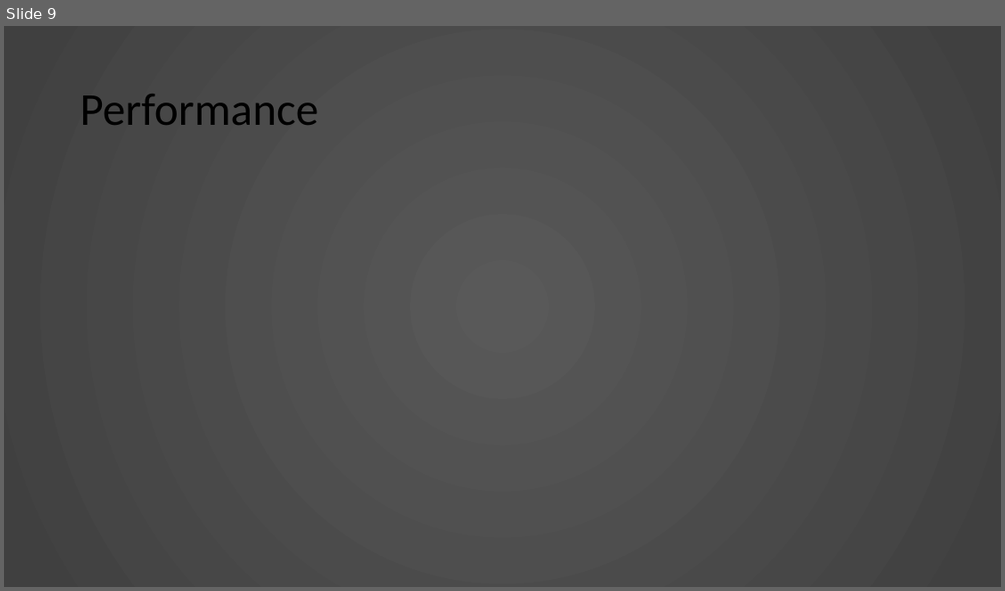
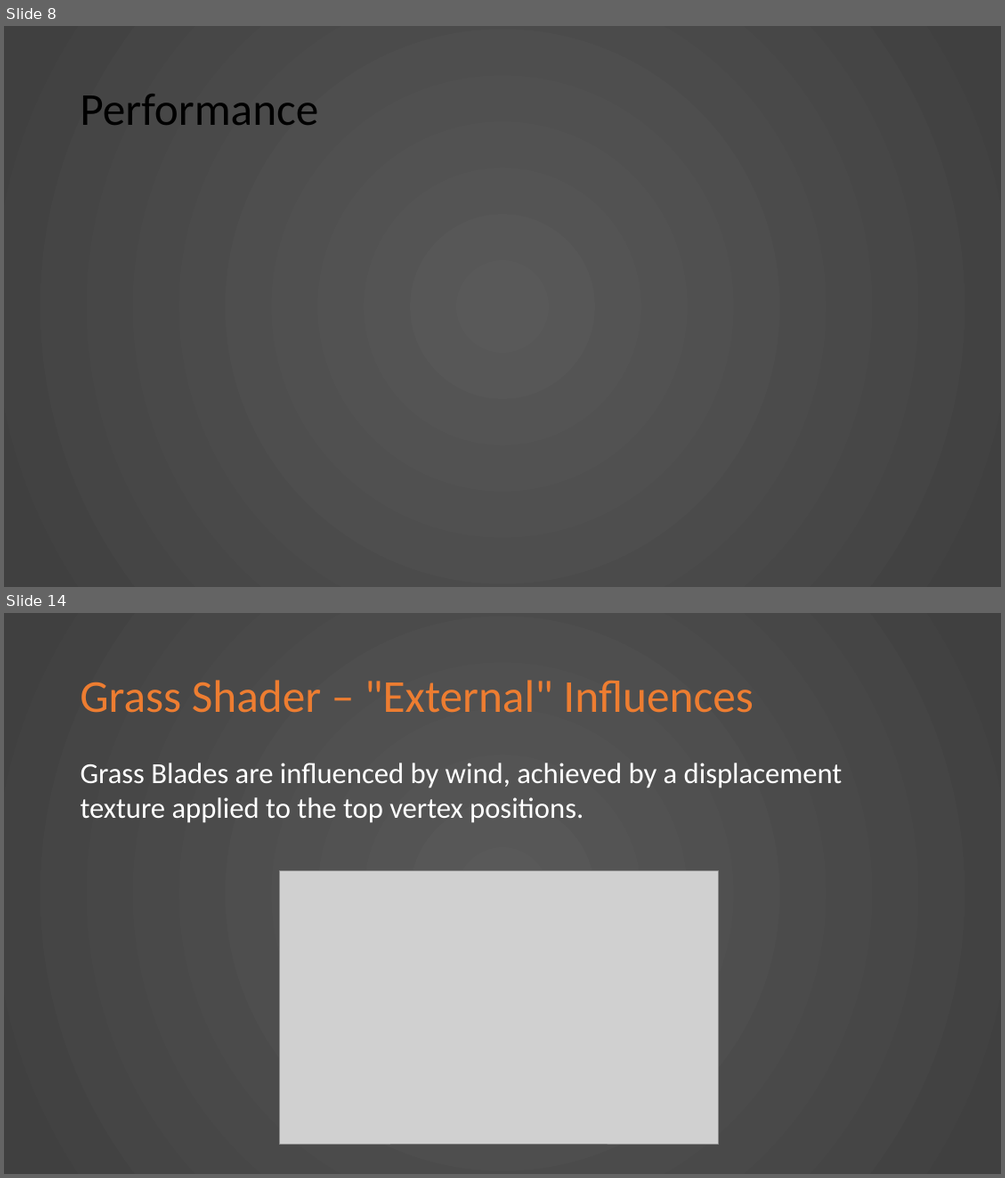
Before and after one commit to KnightTec/ShaderProject, a slide deck: Presentation.pptx. Shown one above the other, each under a label of ours: slide 9 before the commit, slides 8 and 14 after it; the slides between them are not shown. The pictures are 1005x591 and 1005x1178 pixels, drawn with LibreOffice and Linux fonts; fonts in the diff are those of the drawing; grey boxes stand for pictures. Boxes give left, top, right and bottom in pixels: in the first picture for what was removed or moved away, otherwise in the second. Text is boxed around its words. In the diff, an @@ line names an element or a change of style, - is before the commit and + after.

```diff
--- a/Presentation.pptx
+++ b/Presentation.pptx
@@ slide 14 added at (4,613,1001,1174), background gradient #595959 to #404040 @@
@@ title added at (80,680,752,713), 44 pt, text #ED7D31 @@
+Grass Shader – "External" Influences
@@ text added at (81,763,842,823), 28 pt, text #FFFFFF @@
+Grass Blades are influenced by wind, achieved by a displacement texture applied to the top vertex positions.
@@ picture added at (279,870,718,1143) @@
@@ what was slide 9 is now slide 8 @@
```
Also in this commit, not shown: 3 slides changed, 7 other slides added, 1 slide removed.
